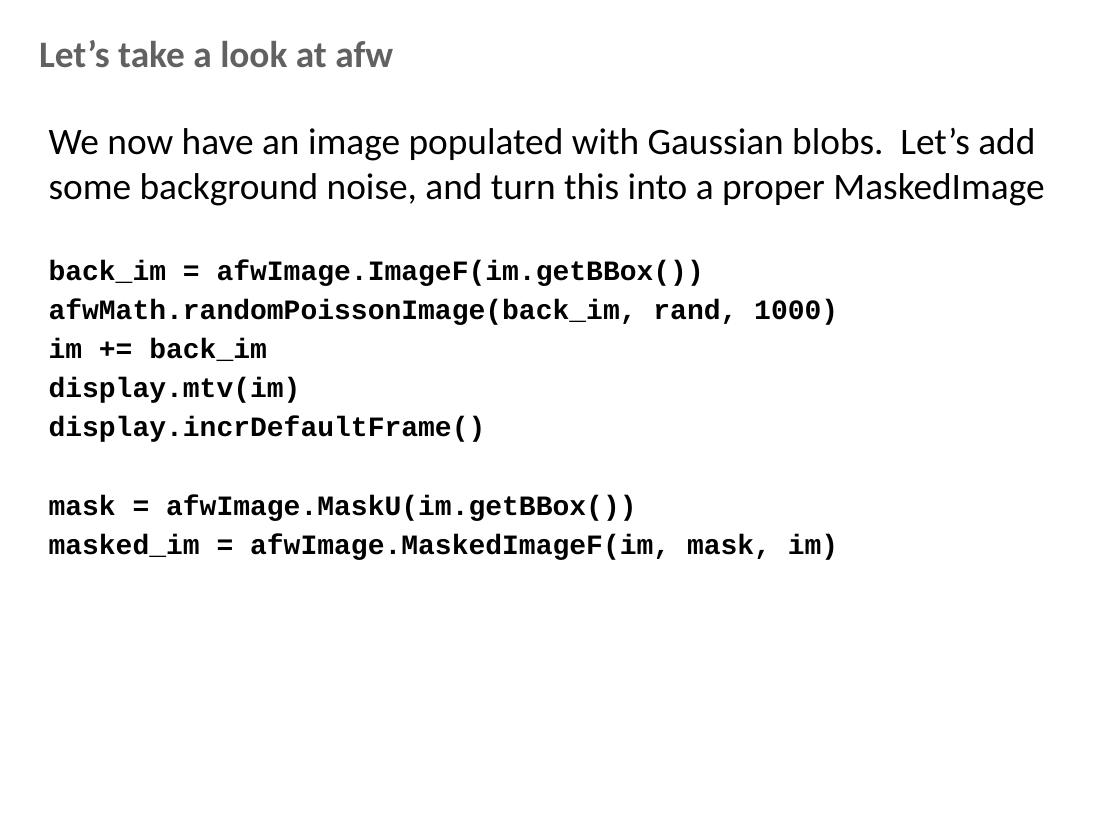
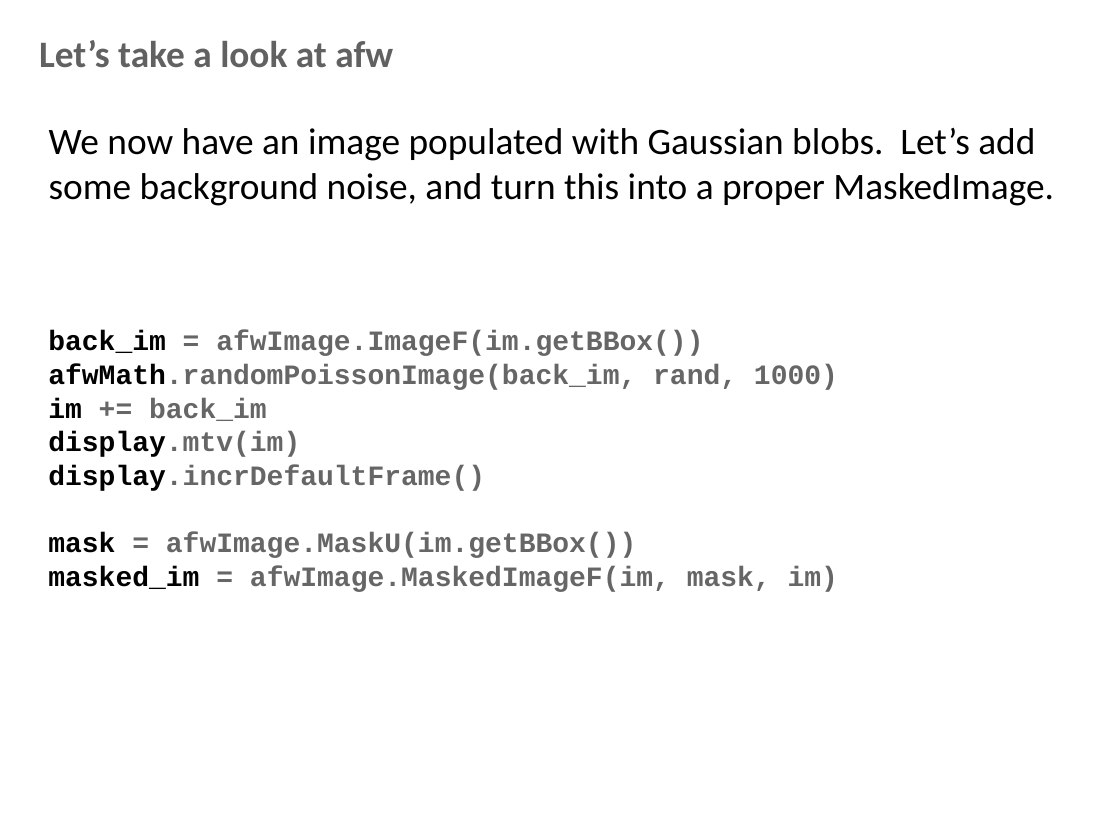
Before and after one commit to lsst-dm/Oct15_bootcamp, a slide deck: slide 16 of documents/afw_lecture.pptx (slide 17 before the commit). Drawn at 1120x840 pixels with LibreOffice and Linux fonts; fonts in the diff are those of the drawing; background and template pictures are left out. Boxes give left, top, right and bottom in pixels: in the first picture for what was removed or moved away, otherwise in the second. Text is boxed around its words. In the diff, an @@ line names an element or a change of style, - is before the commit and + after.

```diff
--- a/documents/afw_lecture.pptx
+++ b/documents/afw_lecture.pptx
@@ text at [49, 127, 1054, 206]: text changed; size 18 to 24 pt; font Courier New to Calibri; bold off @@
-We now have an image populated with Gaussian blobs. Let’s add some background noise, and turn this into a proper MaskedImage
-back_im = afwImage.ImageF(im.getBBox())
-afwMath.randomPoissonImage(back_im, rand, 1000)
-im += back_im
-display.mtv(im)
-display.incrDefaultFrame()
-mask = afwImage.MaskU(im.getBBox())
-masked_im = afwImage.MaskedImageF(im, mask, im)
+We now have an image populated with Gaussian blobs. Let’s add some background noise, and turn this into a proper MaskedImage.
@@ text added at [48, 331, 838, 592], 18 pt, text #666666, bold @@
+back_im = afwImage.ImageF(im.getBBox())
+afwMath.randomPoissonImage(back_im, rand, 1000)
+im += back_im
+display.mtv(im)
+display.incrDefaultFrame()
+mask = afwImage.MaskU(im.getBBox())
+masked_im = afwImage.MaskedImageF(im, mask, im)
```
Also in this commit, not shown: 16 other slides changed, 10 slides added, 4 slides removed, 2 other files.
